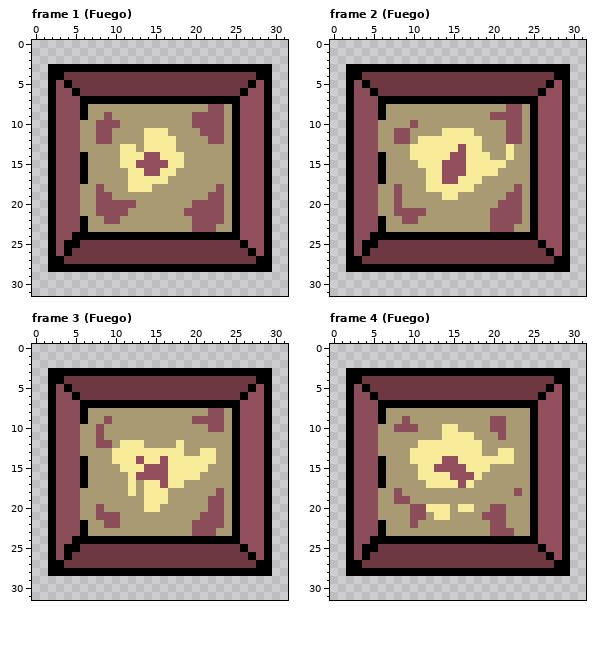
Pixel-art file, stored at res/sprites/ChimeneaProhibida.ase. Above: the version before the commit.
32x32 pixels, 4 frames. Shown: frame 1 (Fuego), frame 2 (Fuego), frame 3 (Fuego), frame 4 (Fuego). The commit also changed other frames, which this record leaves out.
The result:
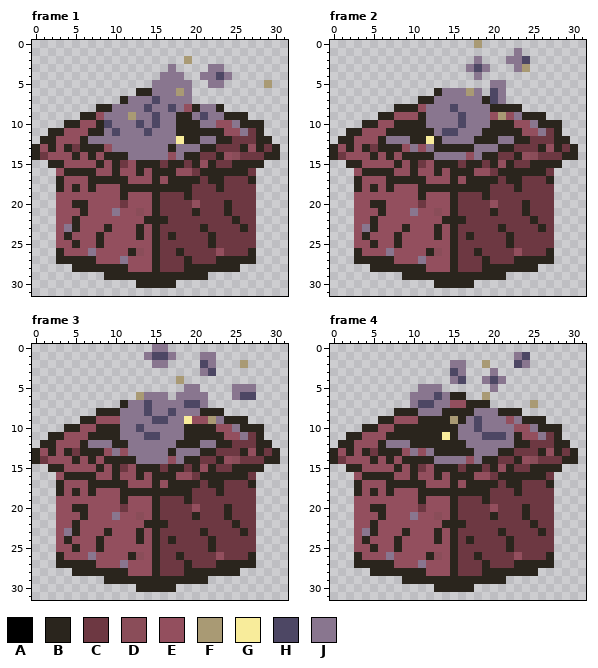
Palette (. is transparent): A #000000  B #2a251d  C #6d3842  D #8a4d59  E #934f5e  F #a99a74  G #f8ec9b  H #4d4764  J #89768f
Difference:
layer "Capa 1" added
layer "Capa 2" added
layer "Layer" removed
Changed rows in their new state; - is an unchanged pixel.
Frame 1:
first column x 0:
 2 -------------------F-----------
 3 --...............J....JJ......-
 4 --..............JJJ..JJHJ.....-
 5 --.............JJJJJ..JJ.....F-
 6 --...........BBJJJFJ..........-
 7 --.........BJJJHJJJJ..........-
 8 --......BBJJJJHJJHJEBJJB......-
 9 --....BBEJJJ-JJHJJBBJHJJBBB...-
10 --..BBEEBHJJJHJHJJBBBJJEEJBBB.-
11 --BBEEEBBJHJJJHJJJBBBBBBEEJCB.-
12 -BBEEEBJJJJJJJJJJJGBBJJBBCCCBB-
13 BEBEBCBBBEJJJJJJJBJJJBBCCCB-BCB
14 BCEEEBEBEBBBJJJJJEJBBCCBEDCCCBB
15 --BBEEEEBEBCEBBBCBBCBEBCCBBBB.-
16 --.EBBBBEEBEEB-BBBEECBBBBBBC..-
17 --.BEEEBBBBBEEEBEBBBBCBBCCCB..-
18 --.BEBEBEEEBBBBBBBBBCCCBCCCC..-
19 --.EEEEEEEEBEEEBCCCBCCCCCCCC..-
20 --.EEBBEEEECEEEBCCCCECCCBCCC..-
21 --.EEEBEEEJEEDEBCCCCBCCCBCCC..-
22 --.EEBEEEEEEEEBBBCCCCCCCCBCC..-
23 --.EJBEEEBEEEBEBCCCCCBCCCCBC..-
24 --.EBEEEBEEEEBEBCBCCCCBCCCCC..-
25 --.EEBEEBEEEEEEB------B---CC..-
26 --.BEEEJEEEEBDEB--B----E---B..-
27 --.BBBBBEEEJEEEB---B---BBBBB..-
28 --...BBBBBBBEEEBCCCBBBBBBB....-
29 ---------BBBBBBBBBBBBB---------
30 -------------BBBBB-------------
Frame 2:
first column x 0:
 0 ------------------F------------
 1 -----------------------J-------
 2 ------------------J---JJH------
 3 --...............JHJ...JF.....-
 4 --................J...........-
 5 --..................JJ........-
 6 --...........BJJJFJ.HJ........-
 7 --.........BBJJJJJJBHJ........-
 8 --......BBBEJJJHJJJJBBBB......-
 9 --....BBEEEBJJJJHJJJEFEJBBB...-
10 --..BBEEBBBBJJJJHJJJBBBEEJBBB.-
11 --BBEEEBBBBBBJHHJJJBBBBBEEJCB.-
12 -BBEEEBJJJBB-BJJJJBBBJJBBCCCBB-
13 BEBEBCBBBEJEJBBBBBJJJBBCCCB-BCB
14 BCEEEBEBEBBBBJJJJEJBBCCBEDCCCBB
15 --BBEEEEBEBCEBBBCBBCBEBCCBBBB.-
16 --.EBBBBEEBEEB-BBBEECBBBBBBC..-
17 --.BEEEBBBBBEE-BEBBBBCBBCCCB..-
18 --.BEBEBEEEBBBBBBBBBCCCBCCCC..-
19 --.EEEEEEEEBEEEBCCCBCCCCCCCC..-
20 --.EEBBEEEECEEEBCCCCECCCBCCC..-
21 --.EEEBEEEJEEDEBCCCCBCCCBCCC..-
22 --.EEBEEEEEEEEBBBCCCCCCCCBCC..-
23 --.EJBEEEBEEEBEBCCCCCBCCCCBC..-
24 --.EBEEEBEEEEBEBCBCCCCBCCCCC..-
25 --.EEBEEBEEEEEEB------B---CC..-
26 --.BEEEJEEEEBDEB--B----E---B..-
27 --.BBBBBEEEJEEEB---B---BBBBB..-
28 --...BBBBBBBEEEBCCCBBBBBBB....-
29 ---------BBBBBBBBBBBBB---------
30 -------------BBBBB-------------
Frame 3:
first column x 0:
 0 ---------------JJ--------------
 1 --------------JHHJ---JJ--------
 2 ---------------JJ----HJ---F----
 3 --...................JH.......-
 4 --................F...........-
 5 --.................JJ....JJJ..-
 6 --...........FJJJ.JJJJ...JHH..-
 7 --.........BJJHJJJJHHJ........-
 8 --......BBBJJJHJJHJJJBBB......-
 9 --....BBEEEJJJJHHJJGEEFJBBB...-
10 --..BBEEBBBJJHJJJJJBBBBEEJBBB.-
11 --BBEEEBBBBJJJHHJJJBBBBBEEJCB.-
12 -BBEEEBJJJBBJJJJJJBBBJJBBCCCBB-
13 BEBEBCBBBEJEJJJJJBJJJBBCCCB-BCB
14 BCEEEBEBEBBBBJJJJEJBBCCBEDCCCBB
15 --BBEEEEBEBCEBBBCBBCBEBCCBBBB.-
16 --.EBBBBEEBEEB-BBBEECBBBBBBC..-
17 --.BEEEBBBBBEEEB-BBBBCBBCCCB..-
18 --.BEBEBEEEBBBBBBBBBCCCBCCCC..-
19 --.EEEEEEEEBEEEBCCCBCCCCCCCC..-
20 --.EEBBEEEECEEEBCCCCECCCBCCC..-
21 --.EEEBEEEJEEDEBCCCCBCCCBCCC..-
22 --.EEBEEEEEEEEBBBCCCCCCCCBCC..-
23 --.EJBEEEBEEEBEBCCCCCBCCCCBC..-
24 --.EBEEEBEEEEBEBCBCCCCBCCCCC..-
25 --.EEBEEBEEEEEEB------B---CC..-
26 --.BEEEJEEEEBDEB--B----E---B..-
27 --.BBBBBEEEJEEEB---B---BBBBB..-
28 --...BBBBBBBEEEBCCCBBBBBBB....-
29 ---------BBBBBBBBBBBBB---------
30 -------------BBBBB-------------
Frame 4:
first column x 0:
 1 -----------------------JH------
 2 ---------------JJ--F---HJ------
 3 --.............HJ...J.........-
 4 --.............JH..JHJ........-
 5 --.........JJJ......J.........-
 6 --........JJJHJBB..F..........-
 7 --........JHHJJEEBBB.....F....-
 8 --......BBBJJJBBBBJJJBBB......-
 9 --....BBEEEBBBB-BJHJJJEJBBB...-
10 --..BBEEBBBBBBBBJJHJJJJEEJBBB.-
11 --BBEEEBBBBBBB-BJJJHHHJBEEJCB.-
12 -BBEEEBJJJBBBBBBBJJJJJJBBCCCBB-
13 BEBEBCBBBEJEJBBBBBJJJBBCCCB-BCB
14 BCEEEBEBEBBBBJJJJEJBBCCBEDCCCBB
15 --BBEEEEBEBCEBBBCBBCBEBCCBBBB.-
16 --.EBBBBEEBEEBEBBBEECBBBBBBC..-
17 --.BEEEBBBBBEEEB-BBBBCBBCCCB..-
18 --.BEBEBEEEBBBBBBBBBCCCBCCCC..-
19 --.EEEEEEEEBEEEBCCCBCCCCCCCC..-
20 --.EEBBEEEECEEEBCCCCECCCBCCC..-
21 --.EEEBEEEJEEDEBCCCCBCCCBCCC..-
22 --.EEBEEEEEEEEBBBCCCCCCCCBCC..-
23 --.EJBEEEBEEEBEBCCCCCBCCCCBC..-
24 --.EBEEEBEEEEBEBCBCCCCBCCCCC..-
25 --.EEBEEBEEEEEEB------B---CC..-
26 --.BEEEJEEEEBDEB--B----E---B..-
27 --.BBBBBEEEJEEEB---B---BBBBB..-
28 --...BBBBBBBEEEBCCCBBBBBBB....-
29 ---------BBBBBBBBBBBBB---------
30 -------------BBBBB-------------
Where, in picture pixels (left, top, right, bottom), the same in both pictures:
changed: (32, 56, 280, 288)
changed: (330, 40, 578, 288)
changed: (32, 344, 280, 592)
changed: (330, 352, 578, 592)
